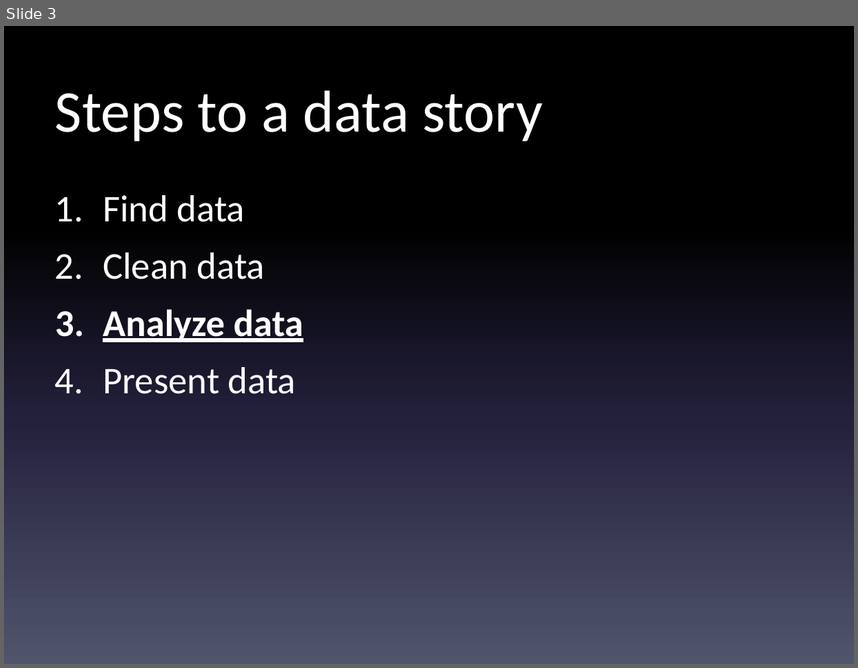
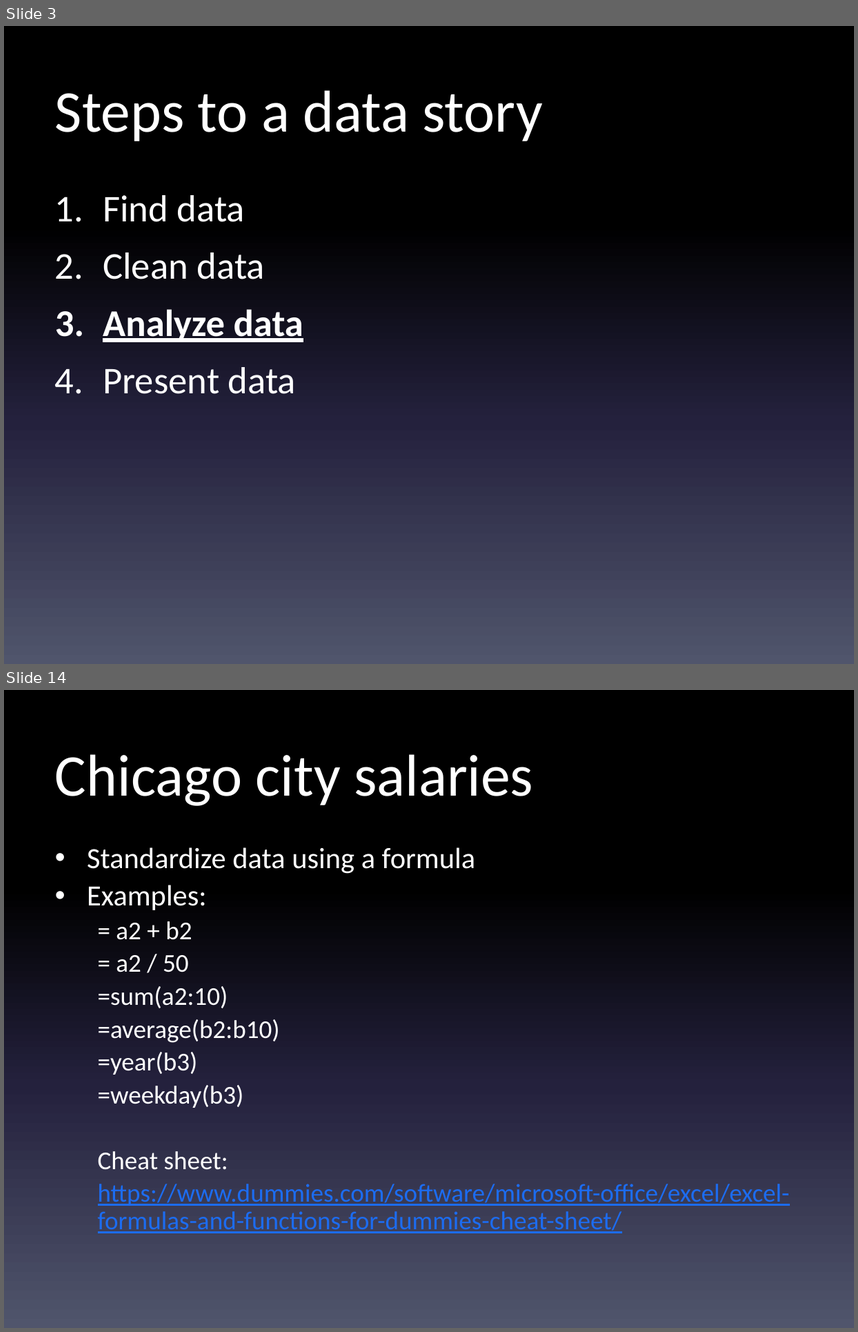
Before and after one commit to shmcminn/digitalframeworks-spring19, a slide deck: class5/digitalframeworks-5.pptx. Shown one above the other, each under a label of ours: slide 3 before the commit, slides 3 and 14 after it; the slides between them are not shown. The pictures are 858x668 and 858x1332 pixels, drawn with LibreOffice and Linux fonts; fonts in the diff are those of the drawing. Boxes give left, top, right and bottom in pixels: in the first picture for what was removed or moved away, otherwise in the second. Text is boxed around its words. In the diff, an @@ line names an element or a change of style, - is before the commit and + after.

```diff
--- a/class5/digitalframeworks-5.pptx
+++ b/class5/digitalframeworks-5.pptx
@@ slide 14 added at [4, 690, 854, 1328], background gradient #000000 to #24213E to #51566D @@
@@ title added at [55, 754, 533, 806], 50 pt, text #FFFFFF @@
+Chicago city salaries
@@ text added at [87, 847, 790, 1233], 21.7 pt, text #1C6CF1, underline @@
+• Standardize data using a formula
+• Examples:
+  = a2 + b2
+  = a2 / 50
+  =sum(a2:10)
+  =average(b2:b10)
+  =year(b3)
+  =weekday(b3)
+  Cheat sheet:
+  https://www.dummies.com/software/microsoft-office/excel/excel-formulas-and-functions-for-dummies-cheat-sheet/
```
Also in this commit, not shown: 1 slide changed, 14 other slides added, 6 other files.
